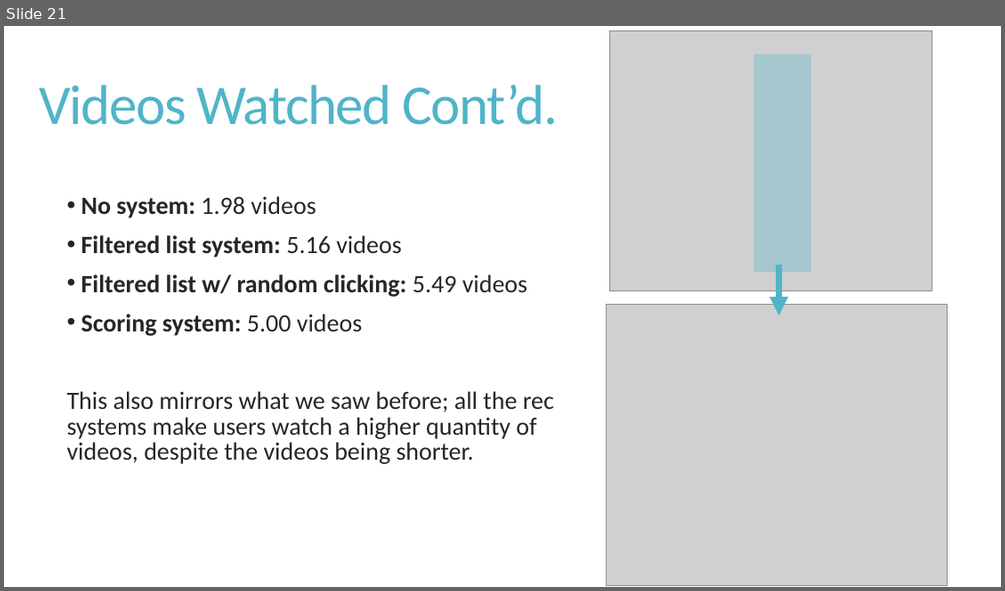
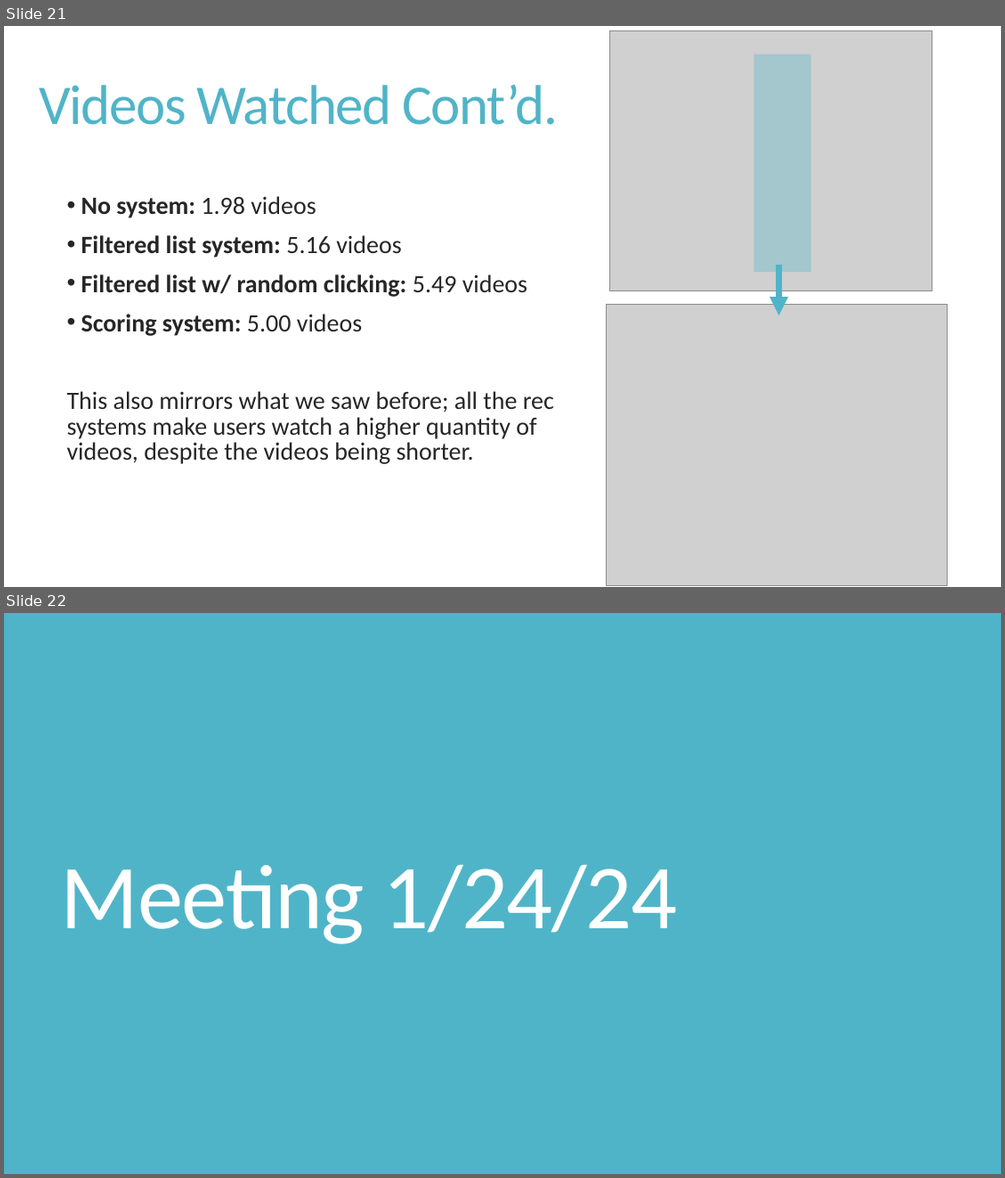
Before and after one commit to snyder-research-group/tools-of-justice, a slide deck: youtube simulation/Current Status of YouTube Simulation - 1-9-24.pptx. Shown one above the other, each under a label of ours: slide 21 before the commit, slides 21 and 22 after it. The pictures are 1005x591 and 1005x1178 pixels, drawn with LibreOffice and Linux fonts; fonts in the diff are those of the drawing; grey boxes stand for pictures. Boxes give left, top, right and bottom in pixels: in the first picture for what was removed or moved away, otherwise in the second. Text is boxed around its words. In the diff, an @@ line names an element or a change of style, - is before the commit and + after.

```diff
--- a/youtube simulation/Current Status of YouTube Simulation - 1-9-24.pptx
+++ b/youtube simulation/Current Status of YouTube Simulation - 1-9-24.pptx
@@ slide 22 added at [4,613,1001,1174], background #50B4C8 @@
@@ title added at [61,864,677,944], 88 pt, text #FFFFFF @@
+Meeting 1/24/24
```
Also in this commit, not shown: 7 other slides added, 1 other file.
